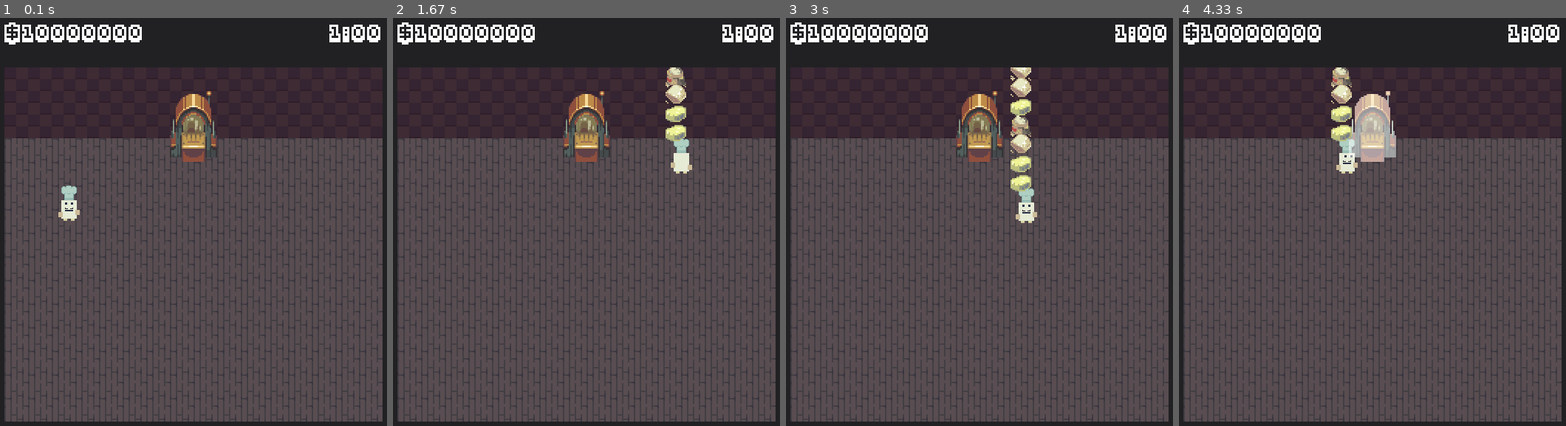
Above: before the commit, frames 1-4 (left to right).
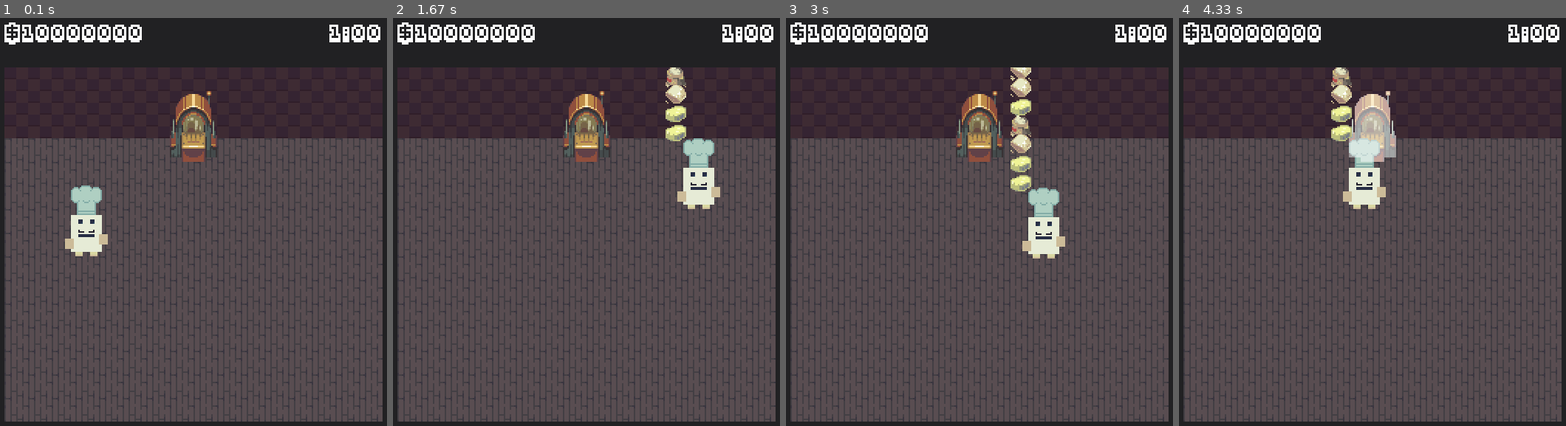
Above: after the commit, the same moments.

Repository: Feiyang0303/Let-Him-Cook
Game: pygame game, started from main.py
Same seed, same stepped clock (60 frames per second), same inputs: the game is played once before the commit and once after it.
Inputs:
- Up to frame 1 (0.1 s): no input
- Up to frame 2 (1.67 s): hold Space 0.33-0.8 s; hold D 0.33-0.8 s; hold D 0.83-1.3 s; tap Space at 0.9, 1.2, 1.4 s; tap Shift at 0.98 s; hold W 1.33-1.63 s
- Up to frame 3 (3 s): hold D 1.67-2.13 s; tap Space at 1.73, 2.03, 2.23, 2.53, 2.8 s; hold A 2.17-2.7 s; tap Shift at 2.32 s; hold S from 2.73 s (still down)
- Up to frame 4 (4.33 s): release S at 3.03 s; hold A 3.07-3.47 s; tap Space at 3.13, 3.43, 3.57, 3.97, 4.27 s; hold W 3.5-3.87 s; tap Shift at 3.65 s; hold D from 3.9 s (still down)

The runs differ from the first frame. In frame 1, 1.5% of the frame differs, in the area x 15-28%, y 41-59%; in frame 2, 1.5%; in frame 3, 1.5%; in frame 4, 1.5%.

Commit message:
Updated player sprite

Diff:
--- a/player.py
+++ b/player.py
@@ -32,8 +32,9 @@
         self.game = game
         self.pos = pg.Vector2(2, 2)
         self.hitbox = pg.Vector2(PLAYER_HITBOX_HEIGHT, PLAYER_HITBOX_WIDTH)
-        self.spriteRect = pg.Rect(0, 0, TILE_WIDTH * PLAYER_HITBOX_HEIGHT, TILE_HEIGHT * PLAYER_HITBOX_HEIGHT)
-        self.sprite = (pg.image.load("sprites/player/chef-South.png"))
+        self.spriteRect = pg.Rect(0, 0, 47*PPU, 50*PPU)
+
+        self.sprite = pg.transform.scale(pg.image.load("sprites/player/chef-South.png"), self.spriteRect.size)
         # self.sprite = pg.transform.scale(pg.image.load("sprites/Cookie.png"), self.spriteRect.size) -> old code
 
         self.velocity = pg.Vector2(0, 0)
@@ -70,27 +71,33 @@
                 item = random.choice(["sugar", "butter", "flour"])
                 self.inventory.add_item(item)
 
+    def set_sprite(self):
+        if self.dir.x == 1:
+            self.sprite = pg.transform.scale(pg.image.load("sprites/player/chef-East.png"), self.spriteRect.size)
+        else:
+            self.sprite = pg.transform.scale(pg.image.load("sprites/player/chef-West.png"), self.spriteRect.size)
+        if self.dir.y == 1:
+            self.sprite = pg.transform.scale(pg.image.load("sprites/player/chef-North.png"), self.spriteRect.size)
+        else:
+            self.sprite = pg.transform.scale(pg.image.load("sprites/player/chef-South.png"), self.spriteRect.size)
+
     def move(self):
         keys = pg.key.get_pressed()
 
         orth = pg.Vector2(0, 0)
         if keys[pg.K_d]:
-            self.sprite = (pg.image.load("sprites/player/chef-East.png"))
             self.dir.x = 1
             orth.x = 1
             if self.velocity.x < 0: self.velocity.x = 0
         if keys[pg.K_a]:
-            self.sprite = (pg.image.load("sprites/player/chef-West.png"))
             self.dir.x = -1
             orth.x = -1
             if self.velocity.x > 0: self.velocity.x = 0
         if keys[pg.K_w]:
-            self.sprite = (pg.image.load("sprites/player/chef-North.png"))
             self.dir.y = -1
             orth.y = -1
             if self.velocity.y > 0: self.velocity.y = 0
         if keys[pg.K_s]:
-            self.sprite = (pg.image.load("sprites/player/chef-South.png"))
             self.dir.x = 1
             orth.y = 1
             if self.velocity.y < 0: self.velocity.y = 0
